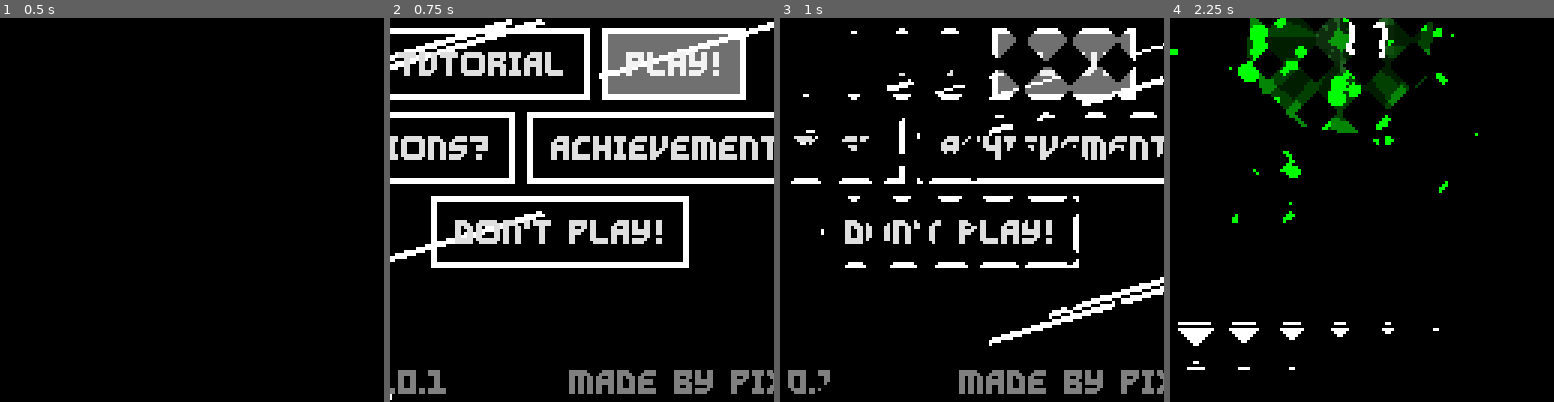
Above: before the commit, frames 1-4 (left to right).
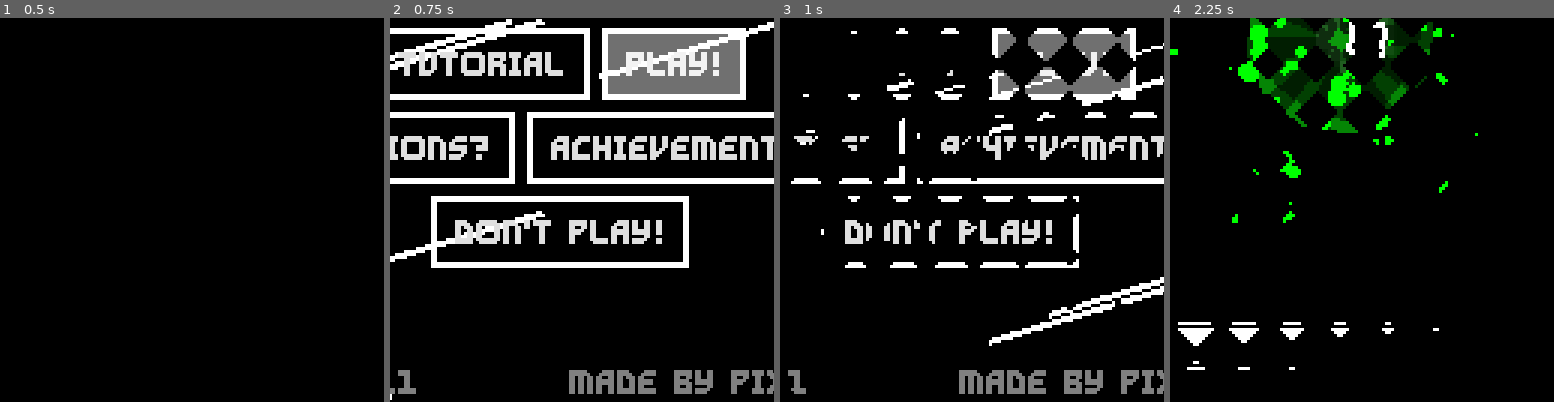
Above: after the commit, the same moments.

Repository: Ayabee527/mini-jam-155-wind
Game: Godot game, scene res://main_menu/main_menu.tscn
Two runs of this game, one before a commit and one after it. Both use one fixed random seed, a clock stepped at 60 frames per second and the inputs below.
Inputs (mouse positions are % of the whole screen's width and height, from its top left):
- Up to frame 1 (0.5 s): no input
- Up to frame 2 (0.75 s): click "PLAY!" at 0.5 s
- Up to frame 3 (1 s): no input
- Up to frame 4 (2.25 s): click "PLAY!" at 1.25 s; tap Enter at 2 s; move the mouse to (72, 45) at 2.02 s; hold D (move_right) from 2.03 s (still down); tap Backspace at 2.1 s; click (72, 45) at 2.17 s
The pictures show only the part of the screen within x 28-78%, y 47-97%; the shares and areas given below are measured in that part.

Frame 1 is identical in both runs. In frame 2, 0.4% of the frame differs, in the area x 2-15%, y 91-98%; in frame 3, 0.3%; in frame 4, nothing differs.

Commit message:
more achievement setup

Diff:
--- a/game/autoloads/AchievementHandler.gd
+++ b/game/autoloads/AchievementHandler.gd
@@ -1,70 +1,131 @@
 extends Node
 
-const ACHIEVEMENTS = {
+var ACHIEVEMENTS = {
 	"Very Nice!": {
 		"completed": false,
 		"description": "Hit the goal 69 times in an endless run.",
-		"icon": "",
 	},
 
 	"Voluntary Celibate!": {
 		"completed": false,
 		"description": "Don't hit the goal once in an endless run.",
-		"icon": "",
 	},
 
 	"Okay, You're Pretty Good!": {
 		"completed": false,
 		"description": "Get a 25k+ score endless run.",
-		"icon": "",
 	},
 
 	"Okay, You're Very Good!": {
 		"completed": false,
 		"description": "Get a 50k+ score endless run.",
-		"icon": "",
 	},
 
 	"Okay, You're Too Good!": {
 		"completed": false,
 		"description": "Get a 75k+ score endless run.",
-		"icon": "",
 	},
 
 	"Okay, You Can Stop Now!": {
 		"completed": false,
 		"description": "Get a 100k+ score endless run.",
-		"icon": "",
 	},
 
 	"Tryhard!": {
 		"completed": false,
 		"description": "Get a 150k+ score endless run.",
-		"icon": "",
 	},
 
 	"Maybe You Should Go Outside!": {
 		"completed": false,
 		"description": "Get a 200k+ score endless run.",
-		"icon": "",
 	},
 
 	"Okay You're Pretty Bad!": {
 		"completed": false,
 		"description": "Finish an endless run with less than 1k score.",
-		"icon": "",
 	},
 
 	"They're In The Walls!": {
 		"completed": false,
 		"description": "Hit the goal 10 times without touching the edges.",
-		"icon": "",
 	},
 
 	"First Of Many!": {
 		"completed": false,
-		"description": "End your first endless run!",
-		"icon": "",
+		"description": "End your first endless run.",
 	},
 
+	"Go-Getter!": {
+		"completed": false,
+		"description": "Get a new highscore 5 times.",
+	},
+
+	"Achievement Achiever!": {
+		"completed": false,
+		"description": "Unlock all achievements.",
+	},
 }
+
+const SAVE_PATH = "user://achievements.cfg"
+const VARAIBLE_SECTION = "TRACKERS"
+const ACHIEVEMENT_SECTION = "ACHIEVEMENTS"
+
+# RUN-BOUND VARIABLES
+var ball_hits: int = 0:
+	set(new_ball_hits):
+		ball_hits = new_ball_hits
+		if ball_hits == 70:
+			complete_very_nice()
+var score: int = 0
+
+# PERSISTENT VARIABLES
+
+func save_persistents(config: ConfigFile) -> void:
+	pass
+
+func save_achievements() -> void:
+	var config = ConfigFile.new()
+
+	save_persistents(config)
+
+	config.set_value(ACHIEVEMENT_SECTION, "achievements", ACHIEVEMENTS)
+
+	config.save(SAVE_PATH)
+
+func load_achievements() -> void:
+	var config = ConfigFile.new()
+	var error = config.load(SAVE_PATH)
+
+	if error != OK:
+		return
+
+func complete(achievement: String) -> void:
+	ACHIEVEMENTS[achievement]["completed"] = true
+
+func uncomplete(achievement: String) -> void:
+	ACHIEVEMENTS[achievement]["completed"] = false
+
+func complete_very_nice() -> void:
+	complete("Very Nice!")
+	save_achievements()
+
+func check_game_over() -> void:
+	if ball_hits == 1:
+		complete("Voluntary Celibate!")
+
+	if score < 1000:
+		complete("Okay You're Pretty Bad!")
+
+	if score >= 25_000:
+		complete("Okay, You're Pretty Good!")
+	if score >= 50_000:
+		complete("Okay, You're Very Good!")
+	if score >= 75_000:
+		complete("Okay, You're Too Good!")
+	if score >= 100_000:
+		complete("Okay, You Can Stop Now!")
+	if score >= 150_000:
+		complete("Tryhard!")
+	if score >= 200_000:
+		complete("Maybe You Should Go Outside!")
--- a/game/main/main.gd
+++ b/game/main/main.gd
@@ -100,6 +100,10 @@
 	if not updating_score:
 		Global.latest_time = time_alive
 		Global.latest_score = score_handler.score
+
+		AchievementHandler.score = score_handler.score
+		AchievementHandler.check_game_over()
+
 		allow_escape()
 
 func _on_player_bumped_wall(direction: Vector2) -> void:
@@ -182,6 +186,10 @@
 	if game_overed:
 		Global.latest_time = time_alive
 		Global.latest_score = score_handler.score
+
+		AchievementHandler.score = score_handler.score
+		AchievementHandler.check_game_over()
+
 		allow_escape()
 
 
--- a/game/main_menu/main_menu.tscn
+++ b/game/main_menu/main_menu.tscn
@@ -228,7 +228,7 @@
 theme_override_colors/font_color = Color(0.501961, 0.501961, 0.501961, 1)
 theme_override_fonts/font = ExtResource("1_of1rs")
 theme_override_font_sizes/font_size = 8
-text = "version 1.0.1"
+text = "version 1.1"
 
 [node name="Credits" type="Label" parent="MarginContainer"]
 layout_mode = 2
Binary file added: game/assets/textures/trophy.png
Not shown, added: game/assets/textures/trophy.png.import
